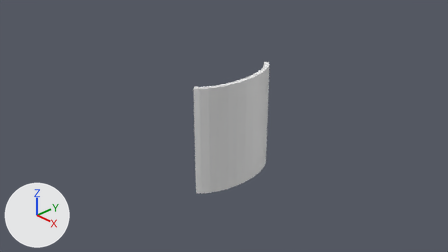
Before and after pictures for a commit that changed the Blender file Assets/Bots/objectmodeling.blend.
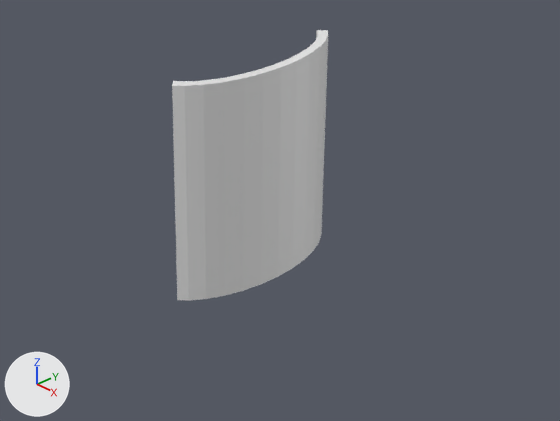
There are two pictures of each version: one from the file's camera 'Camera', one close up on the part from 24% to 85% of the width and 19% to 100% of the height. Lighting does not change. The marker at lower left points along +X, +Y and +Z. The older version's two pictures come first.
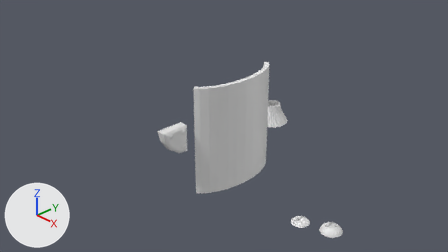
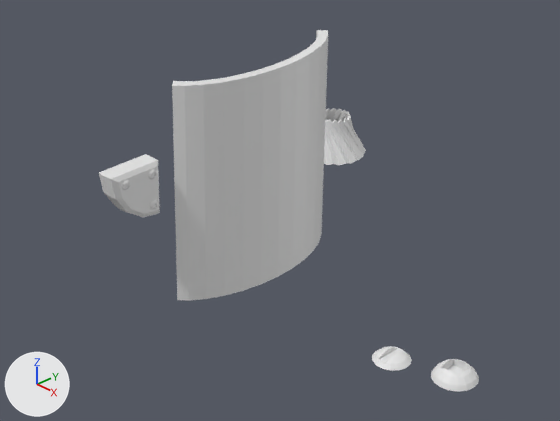
Boxes [x1, y1, x2, y2] around the edits, measured in the close-ups (560 x 421 px):
```json
{"object": "Sphere.001", "change": "added", "after": [99, 154, 160, 217]}
{"object": "armend", "change": "added", "after": [324, 108, 366, 165]}
{"object": "screw2", "change": "added", "after": [431, 359, 479, 392]}
{"object": "screw", "change": "added", "after": [372, 346, 412, 371]}
```

Scene script edits in JSON lines:
```json
{"op": "add", "block": "me_sphere", "code": ["me_sphere = bpy.data.meshes.new('Sphere')", "me_sphere.from_pydata(...)  # 203 vertices, 185 faces; spans x -0.589..0.411, y -0.165..0.147, z -0.585..0.415"]}
{"op": "add", "block": "me_cone", "code": ["me_cone = bpy.data.meshes.new('Cone')", "me_cone.from_pydata(...)  # 128 vertices, 128 faces; spans x -1.0..1.0, y -1.0..1.0, z -0.45..0.45"]}
{"op": "add", "block": "me_sphere_006", "code": ["me_sphere_006 = bpy.data.meshes.new('Sphere.006')", "me_sphere_006.from_pydata(...)  # 68 vertices, 54 faces; spans x -0.91..0.91, y -0.91..0.91, z 0.4..0.9"]}
{"op": "add", "block": "me_sphere_008", "code": ["me_sphere_008 = bpy.data.meshes.new('Sphere.008')", "me_sphere_008.from_pydata(...)  # 62 vertices, 43 faces; spans x -0.77..0.77, y -0.75..0.77, z -0.09..0.25"]}
{"op": "add", "block": "ob_sphere_001", "code": ["ob_sphere_001 = bpy.data.objects.new('Sphere.001', me_sphere)", "ob_sphere_001.location = (0.125, -1.236, 0.166)", "ob_sphere_001.rotation_euler = (0.0, 0.0, 1.571)  # degrees (0, 0, 90)", "ob_sphere_001.scale = (0.497, 0.708, 0.497)"]}
{"op": "add", "block": "ob_armend", "code": ["ob_armend = bpy.data.objects.new('armend', me_cone)", "ob_armend.location = (-0.025, 1.329, -0.224)", "ob_armend.scale = (0.315, 0.315, 0.459)"]}
{"op": "add", "block": "ob_screw2", "code": ["ob_screw2 = bpy.data.objects.new('screw2', me_sphere_006)", "ob_screw2.location = (3.312, -1.114, -0.146)", "ob_screw2.scale = (0.175, 0.175, 0.175)"]}
{"op": "add", "block": "ob_screw", "code": ["ob_screw = bpy.data.objects.new('screw', me_sphere_008)", "ob_screw.location = (2.888, -1.256, -0.065)", "ob_screw.scale = (0.175, 0.175, 0.175)"]}
```
